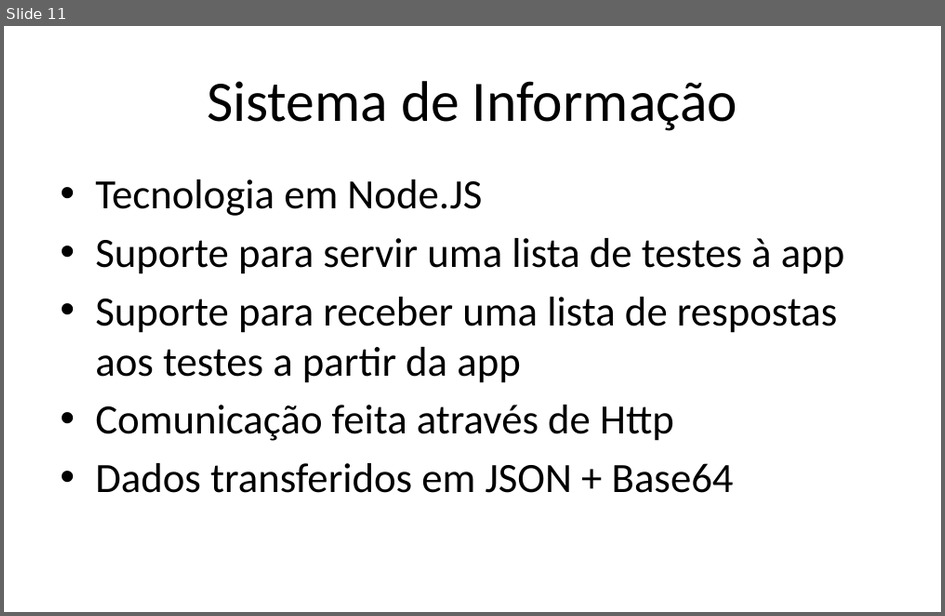
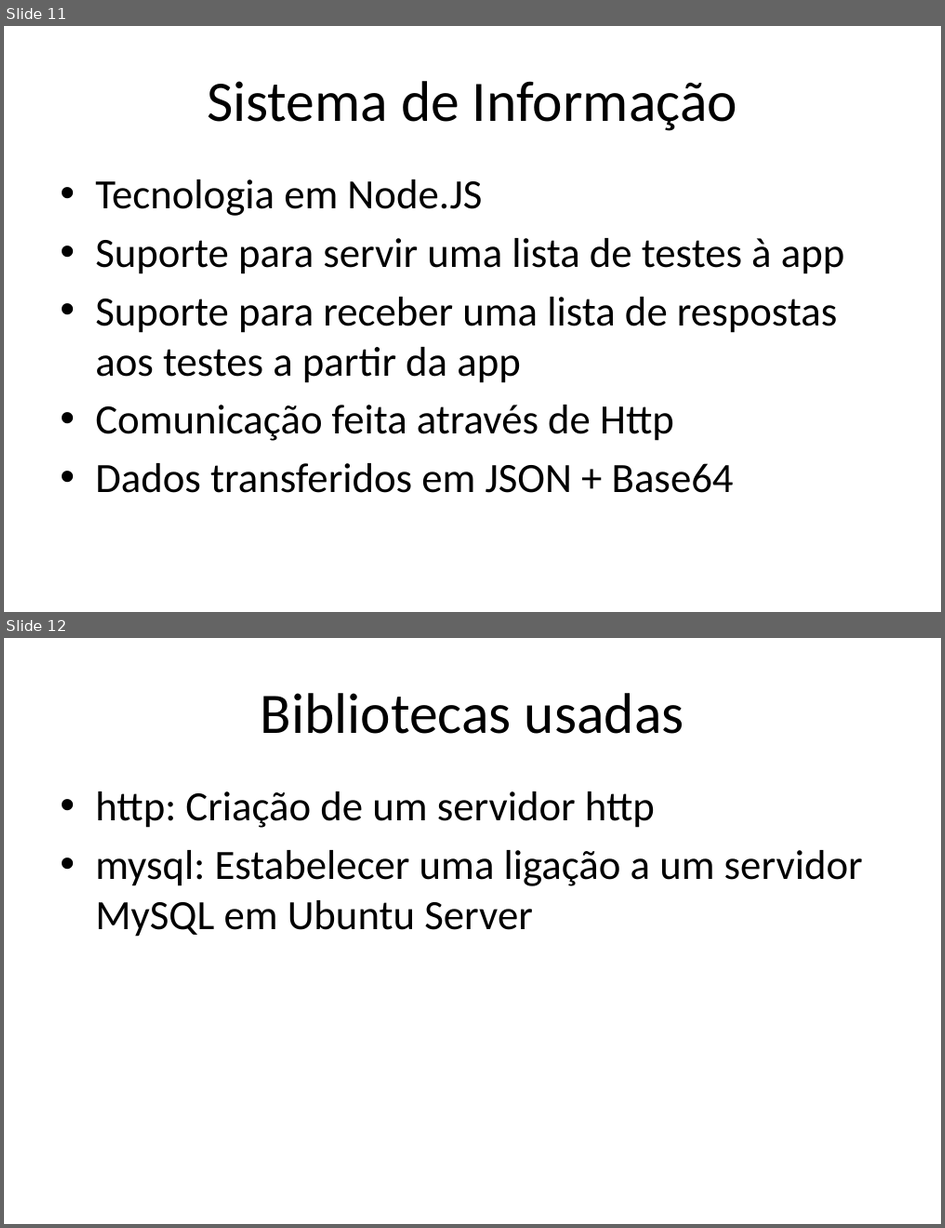
Before and after one commit to iptomar/letrinhas_si, a slide deck: Apresentacoes/v01.pptx. Shown one above the other, each under a label of ours: slide 11 before the commit, slides 11 and 12 after it. The pictures are 945x616 and 945x1228 pixels, drawn with LibreOffice and Linux fonts; fonts in the diff are those of the drawing; background and template pictures are left out. Boxes give left, top, right and bottom in pixels: in the first picture for what was removed or moved away, otherwise in the second. Text is boxed around its words. In the diff, an @@ line names an element or a change of style, - is before the commit and + after.

Commit message:
Adição de exemplos da API Android para parsing de JSON e execução de HTTP requests para o servidor.

```diff
--- a/Apresentacoes/v01.pptx
+++ b/Apresentacoes/v01.pptx
@@ slide 12 added at [4, 638, 941, 1224], background #FFFFFF @@
@@ title added at [261, 693, 685, 734], 44 pt, text #000000 @@
+Bibliotecas usadas
@@ text added at [95, 791, 863, 937], 32 pt, text #000000 @@
+• http: Criação de um servidor http
+• mysql: Estabelecer uma ligação a um servidor MySQL em Ubuntu Server
```
Also in this commit, not shown: 3 slides changed, 13 other slides added, 1 slide removed.
